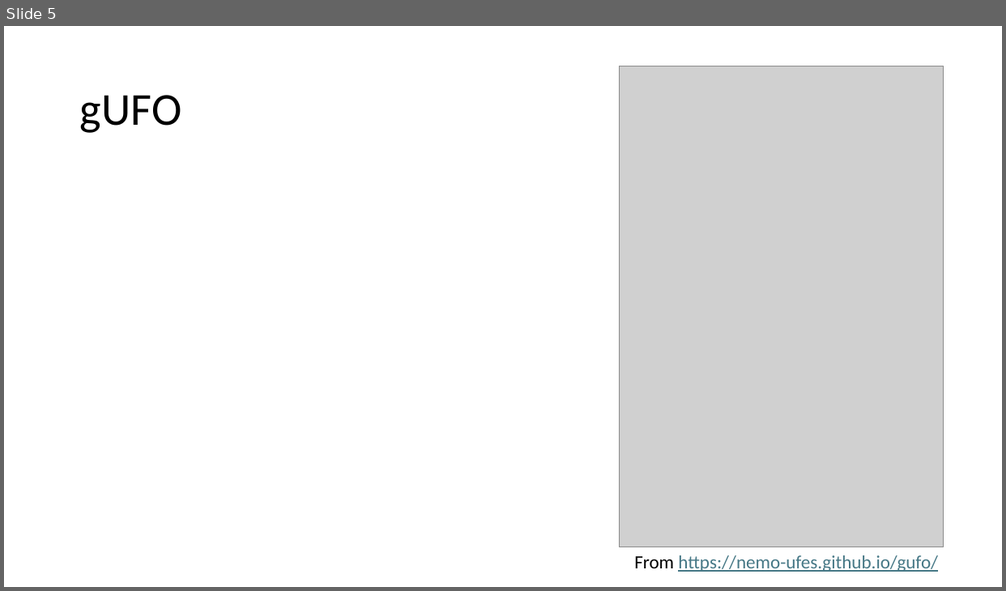
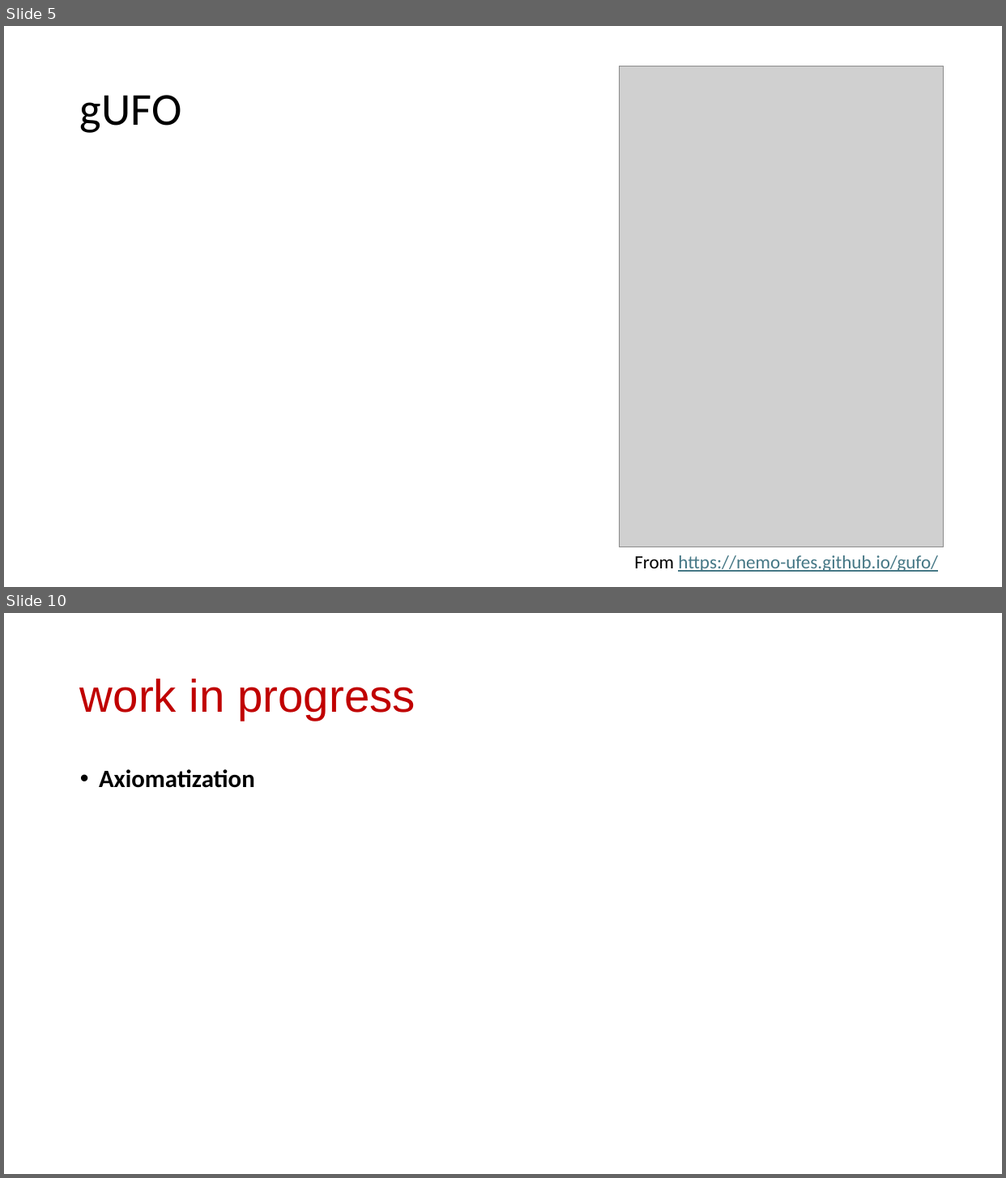
Before and after one commit to gioUbbiali/Sustainability-Core-Ontology, a slide deck: SCO/working materials/Slide deck - SCO-UFO aligment.pptx. Shown one above the other, each under a label of ours: slide 5 before the commit, slides 5 and 10 after it; the slides between them are not shown. The pictures are 1006x591 and 1006x1178 pixels, drawn with LibreOffice and Linux fonts; fonts in the diff are those of the drawing; grey boxes stand for pictures. Boxes give left, top, right and bottom in pixels: in the first picture for what was removed or moved away, otherwise in the second. Text is boxed around its words. In the diff, an @@ line names an element or a change of style, - is before the commit and + after.

```diff
--- a/SCO/working materials/Slide deck - SCO-UFO aligment.pptx
+++ b/SCO/working materials/Slide deck - SCO-UFO aligment.pptx
@@ slide 10 added at [4,613,1002,1174], background #FFFFFF @@
@@ title added at [80,679,415,720], 44 pt, text #C00000 @@
+work in progress
@@ text added at [99,769,255,788], 24 pt, text #000000, bold @@
+• Axiomatization
```
Also in this commit, not shown: 2 slides changed, 5 other slides added, 2 slides removed, 1 other file.
